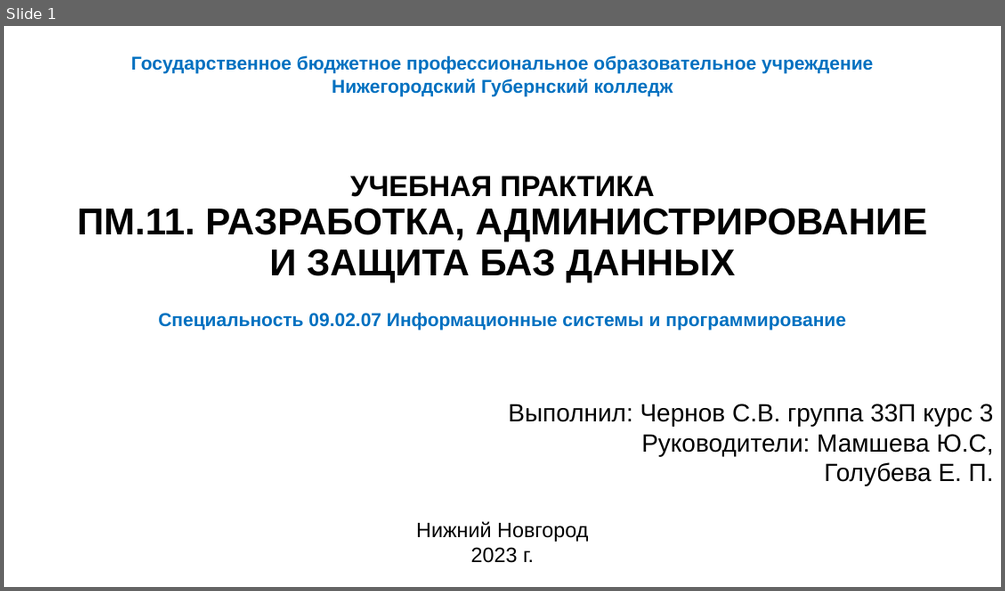
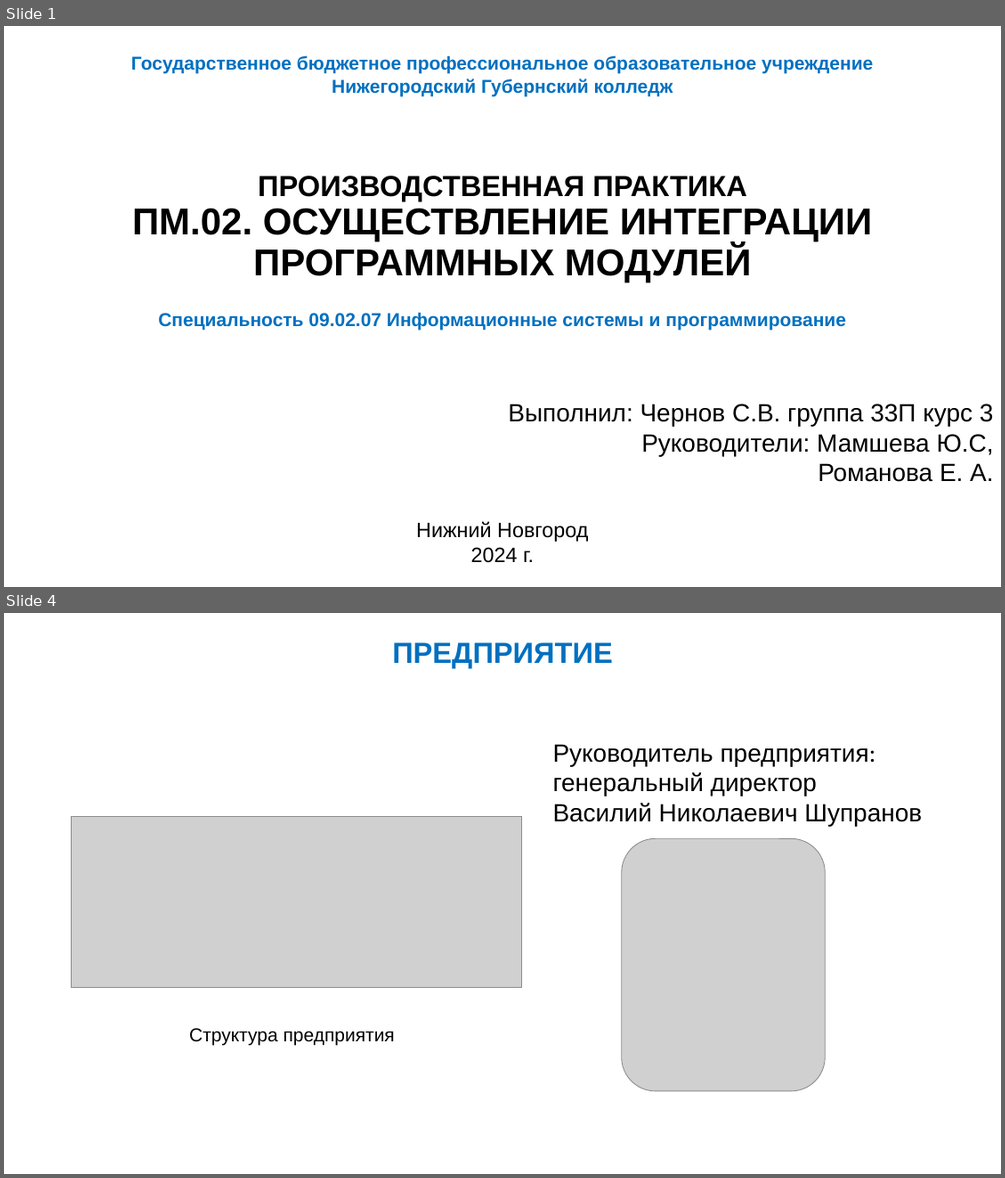
Before and after one commit to RangPinck/RequestHandler_API, a slide deck: reports/Презентация Microsoft PowerPoint.pptx. Shown one above the other, each under a label of ours: slide 1 before the commit, slides 1 and 4 after it; the slides between them are not shown. The pictures are 1005x591 and 1005x1178 pixels, drawn with LibreOffice and Linux fonts; fonts in the diff are those of the drawing; grey boxes stand for pictures. Boxes give left, top, right and bottom in pixels: in the first picture for what was removed or moved away, otherwise in the second. Text is boxed around its words. In the diff, an @@ line names an element or a change of style, - is before the commit and + after.

```diff
--- a/reports/Презентация Microsoft PowerPoint.pptx
+++ b/reports/Презентация Microsoft PowerPoint.pptx
@@ slide 4 added at <box>4,613,1001,1174</box>, background #FFFFFF @@
@@ text added at <box>392,642,612,668</box>, 28 pt, text #0070C0, bold @@
+ПРЕДПРИЯТИЕ
@@ text added at <box>553,744,922,826</box>, 24 pt, text #000000 @@
+Руководитель предприятия:
+генеральный директор
+Василий Николаевич Шупранов
@@ picture added at <box>72,817,521,988</box> @@
@@ picture added at <box>622,839,825,1092</box> @@
@@ text added at <box>189,1028,395,1046</box>, 18 pt, text #000000 @@
+Структура предприятия
@@ slide 1 changed as well @@
@@ text at <box>132,176,872,282</box>: text changed @@
-УЧЕБНАЯ ПРАКТИКА
-ПМ.11. РАЗРАБОТКА, АДМИНИСТРИРОВАНИЕ И ЗАЩИТА БАЗ ДАННЫХ
+ПРОИЗВОДСТВЕННАЯ ПРАКТИКА
+ПМ.02. ОСУЩЕСТВЛЕНИЕ ИНТЕГРАЦИИ ПРОГРАММНЫХ МОДУЛЕЙ
@@ text at <box>817,463,993,482</box>: text changed @@
-Голубева Е. П.
+Романова Е. А.
@@ text at <box>471,547,534,563</box>: text changed @@
-2023 г.
+2024 г.
```
Also in this commit, not shown: 19 other slides added, 17 slides removed, 5 other files.
